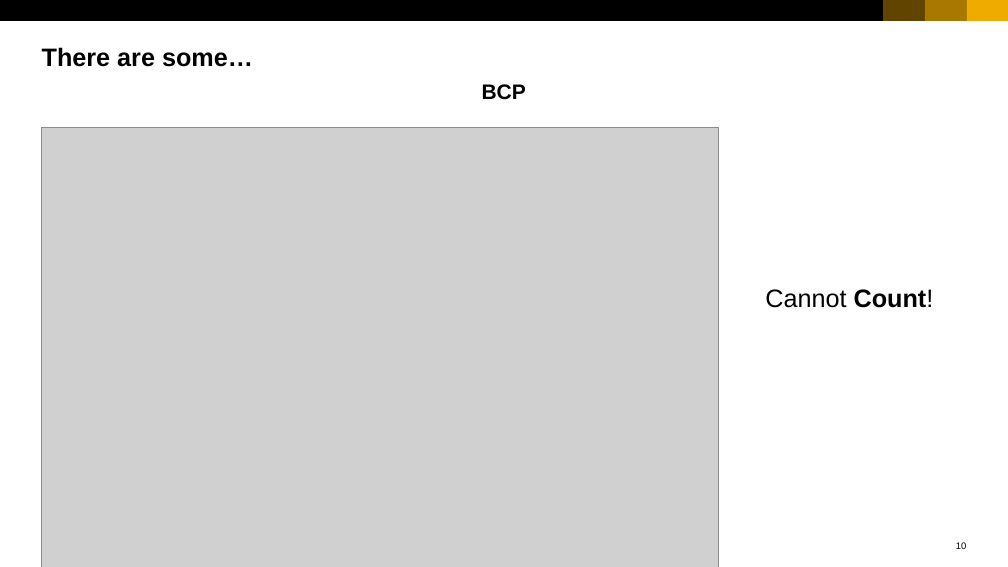
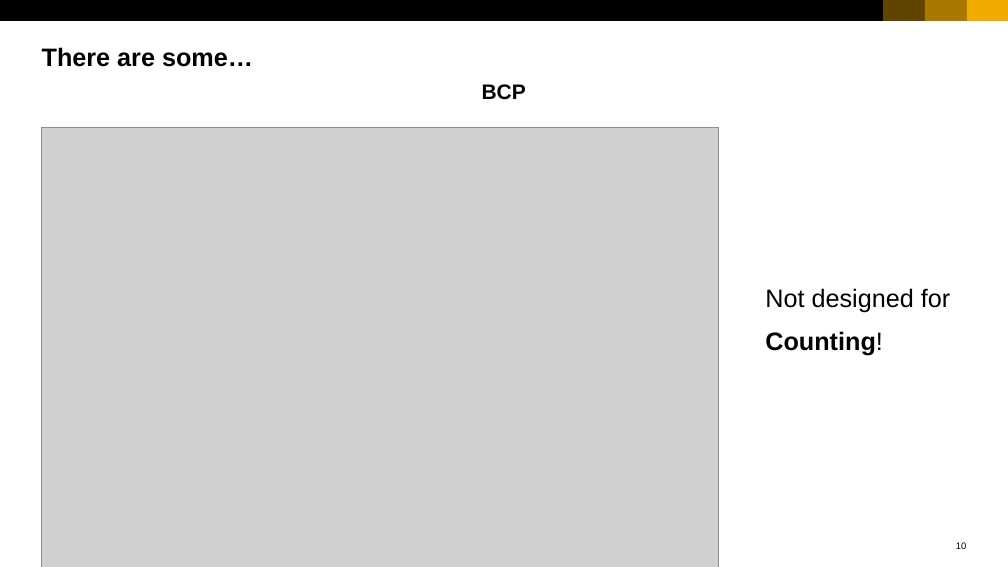
Before and after one commit to qianyilun/workload-calculator, a slide deck: slide 10 of SAP_2017_16x9_black_and_white.pptx. Drawn at 1008x567 pixels with LibreOffice and Linux fonts; fonts in the diff are those of the drawing; grey boxes stand for pictures. Boxes give left, top, right and bottom in pixels: in the first picture for what was removed or moved away, otherwise in the second. Text is boxed around its words. In the diff, an @@ line names an element or a change of style, - is before the commit and + after.

```diff
--- a/SAP_2017_16x9_black_and_white.pptx
+++ b/SAP_2017_16x9_black_and_white.pptx
@@ text at (x1=765, y1=288, x2=950, y2=356): text changed @@
-Cannot Count!
+Not designed for
+Counting!
```
Also in this commit, not shown: 5 other slides changed, 2 other files.
